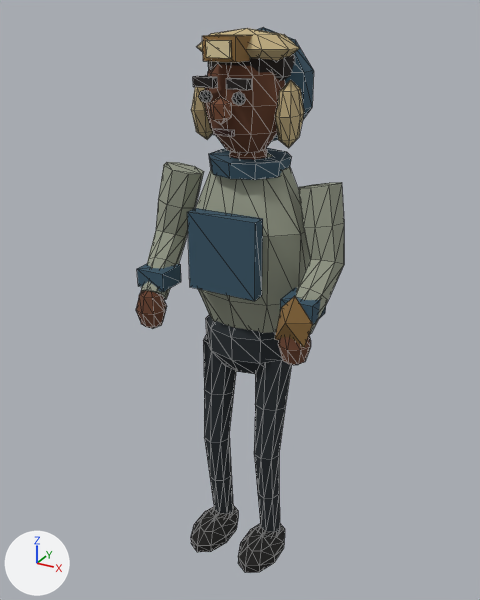
An edit to the glTF model characters/oona-3d/oona.glb, drawn before and after from the same camera.
One viewpoint serves both versions: a camera (50 mm lens) standing at (1.41, -2.65, 2.81) and looking at (-0.04, 0.0, 1.48). Arrows for +X, +Y and +Z are at lower left; the lights stay in place. The older version comes first. Mesh edges are drawn as thin lines. Vertices at exactly the same position are counted once.

Objects in the first picture: 'OonaSkin'.
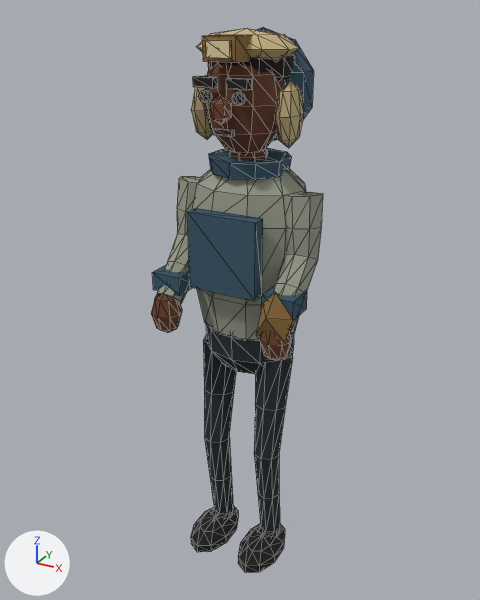
Location of each change, (x1, y1, x2, y2) in pixels of the pictures (480 x 600 px; the box of a moved part takes in the faces that stretch with it):
'OonaSkin', reshaped (17% narrower): before (136, 27, 344, 573); after (151, 27, 323, 573)
part 1 of me_sphere_065, moved or reshaped: before (278, 336, 311, 365); after (260, 330, 292, 361)
part 2 of me_sphere_065, moved or reshaped: before (136, 291, 167, 329); after (151, 294, 182, 333)
part 3 of me_sphere_065, moved or reshaped: before (137, 264, 181, 292); after (152, 265, 192, 296)
part 4 of me_sphere_065, moved or reshaped: before (280, 288, 326, 324); after (262, 286, 307, 320)
part 5 of me_sphere_065, moved or reshaped: before (275, 296, 313, 347); after (256, 292, 293, 343)
part 6 of me_sphere_065, rebuilt: before (196, 153, 310, 333); after (192, 169, 306, 341)
part 7 of me_sphere_065, moved or reshaped: before (141, 162, 344, 335); after (157, 176, 323, 330)

What changed in the scene script:
```text
Change me_sphere_065:
    used by ob_oonaskin; location = (0.0, 0.0, 0.0)
    remove me_sphere_065.from_pydata(...)  # 838 vertices, 1548 faces; spans x -0.49..0.49, y -0.38..0.3, z 0.0..2.73
    add me_sphere_065.from_pydata(...)  # 846 vertices, 1564 faces; spans x -0.37..0.37, y -0.38..0.3, z 0.0..2.73
    me_sphere_065 part 1: the loose piece of 26 vertices spanning x 0.3..0.45, y -0.36..-0.21, z 1.37..1.59 is moved by (-0.09, 0.0, 0.0)
    me_sphere_065 part 2: the loose piece of 26 vertices spanning x -0.45..-0.3, y -0.36..-0.21, z 1.37..1.59 is moved by (0.09, 0.0, 0.0)
    me_sphere_065 part 3: the loose piece of 8 vertices spanning x -0.45..-0.3, y -0.28..-0.13, z 1.57..1.66 is moved by (0.09, 0.0, 0.0)
    me_sphere_065 part 4: the loose piece of 8 vertices spanning x 0.3..0.45, y -0.28..-0.13, z 1.57..1.66 is moved by (-0.09, 0.0, 0.0)
    me_sphere_065 part 5: the loose piece of 6 vertices spanning x 0.3..0.46, y -0.38..-0.28, z 1.49..1.7 is moved by (-0.09, 0.0, 0.0)
    me_sphere_065 part 6: the loose piece of 42 vertices spanning x -0.28..0.28, y -0.18..0.23, z 1.19..2.26 is rebuilt with 50 vertices and now spans x -0.3..0.3, y -0.18..0.23, z 1.36..2.18
    me_sphere_065 part 7
    78 vertices are removed from x -0.49..0.49, y -0.3..0.1, z 1.49..2.13
    152 faces are deleted
    2 vertices move within x -0.34..0.34, y -0.29, z 1.57
    65 vertices are added at x -0.37..0.37, y -0.3..0.1, z 1.49..2.07
    8 new vertices lie (0.0, 0.11, 0.12) away from vertices in x -0.34..0.34, y -0.29..-0.22, z 1.5..1.57
    5 new vertices lie (0.03, 0.07, -0.01) away from vertices in x -0.37..0.33, y -0.07..0.0, z 1.91..2.07
    152 new faces join them
```
